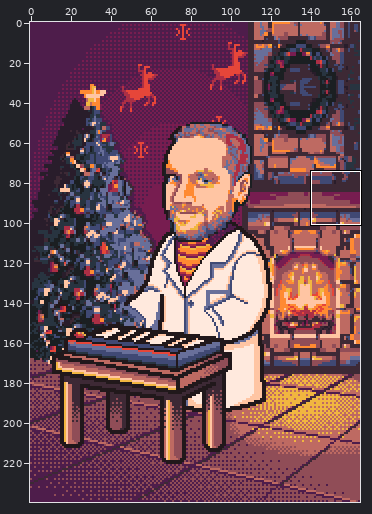
Pixel-art file: 25/SW/src/assets/main.aseprite. Above, an overview of the earlier version with the close-up marked.
Close-up. Before the commit:
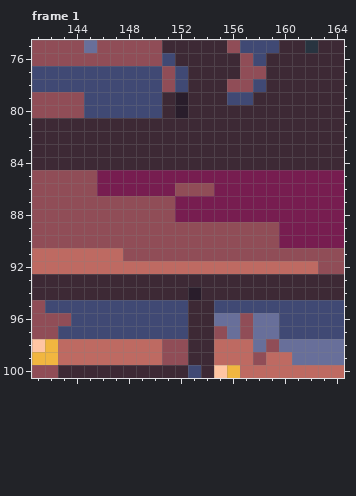
165x240 pixels, 12 frames. Shown: frame 1: x 141..164, y 75..100. The commit also changed other frames or places, which this record leaves out.
After the commit:
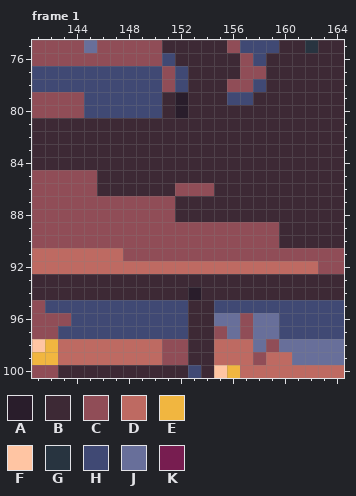
Palette (. is transparent): A #291d2b  B #3d2935  C #904d57  D #be6a62  E #f1b640  F #ffc5a3  G #283440  H #404974  J #686f9a  K #771d50
From old to new:
Frame 1, layer "background/fireplace":
The author changed colour K to colour B in row 85 at x 146 to 164; in row 86 at x 146 to 151 and 155 to 164; in rows 87 to 88 at x 152 to 164; in rows 89 to 90 at x 160 to 164.
Pixel boxes of the changes (left, top, right, bottom) in both close-ups:
changed: (97, 170, 344, 248)
